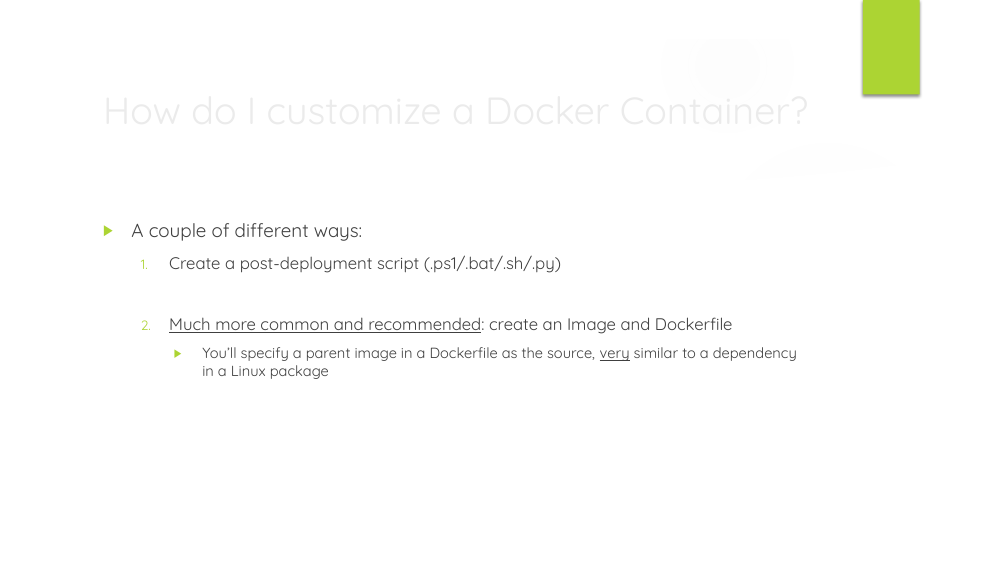
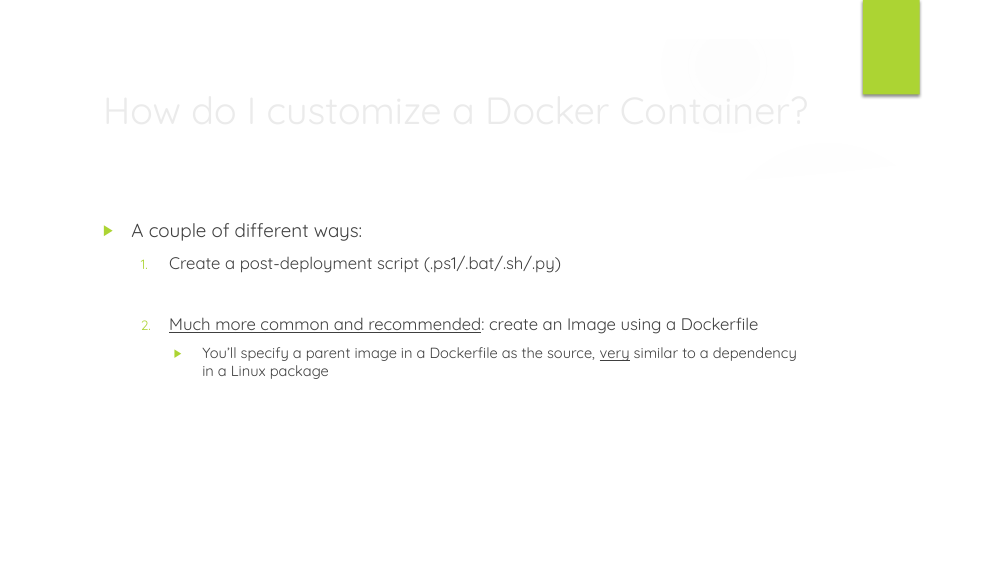
Before and after one commit to ilanham/Presentations, a slide deck: slide 14 of Developing for SQL Server with Docker.pptx (slide 13 before the commit). Drawn at 1008x567 pixels with LibreOffice and Linux fonts; fonts in the diff are those of the drawing; background and template pictures are left out. Boxes give left, top, right and bottom in pixels: in the first picture for what was removed or moved away, otherwise in the second. Text is boxed around its words. In the diff, an @@ line names an element or a change of style, - is before the commit and + after.

Commit message:
Added slides for dockerfiles and volumes

```diff
--- a/Developing for SQL Server with Docker.pptx
+++ b/Developing for SQL Server with Docker.pptx
@@ text at box(169, 317, 759, 334): text changed @@
-  2. Much more common and recommended: create an Image and Dockerfile
+  2. Much more common and recommended: create an Image using a Dockerfile
```
Also in this commit, not shown: 2 other slides changed, 3 slides added.
